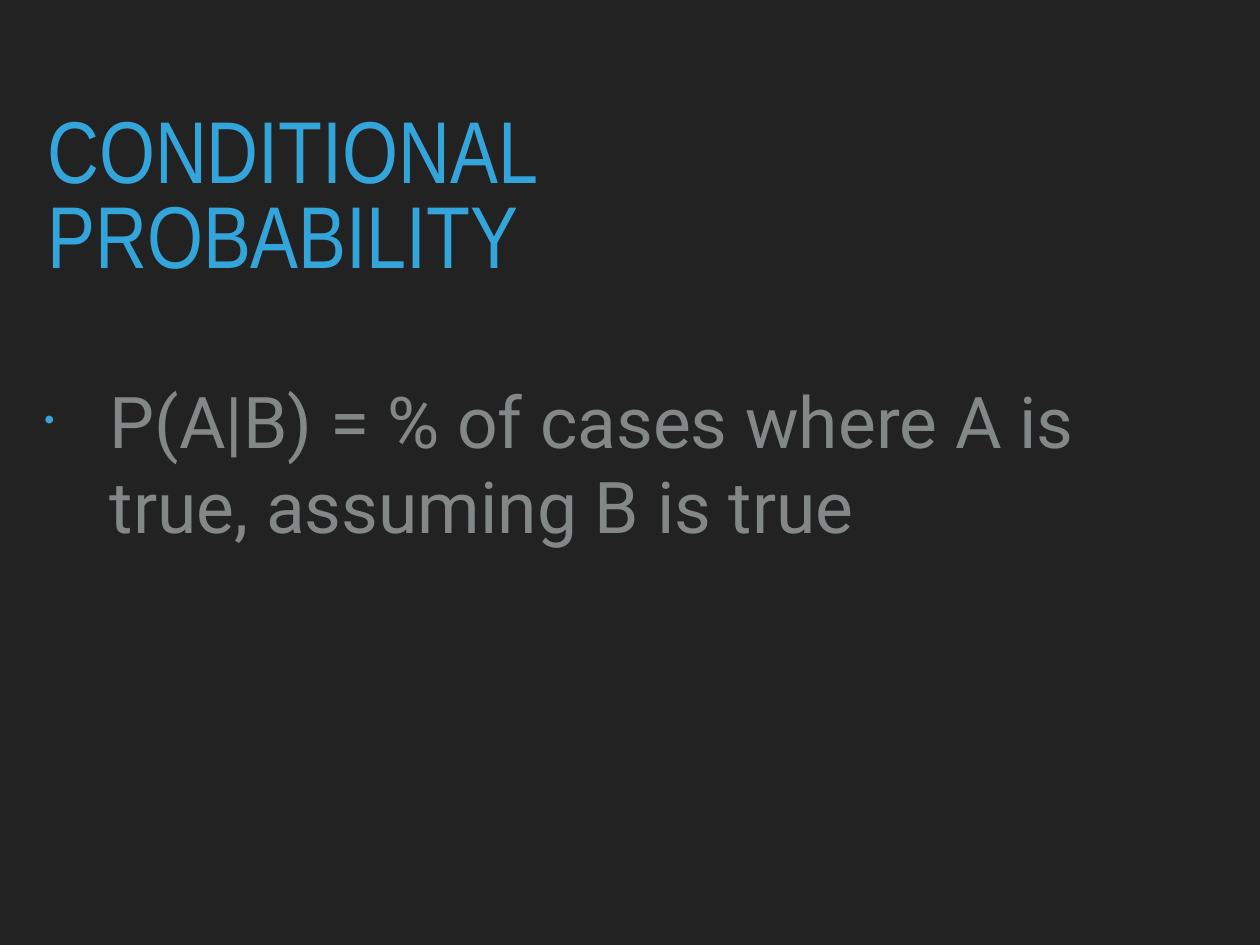
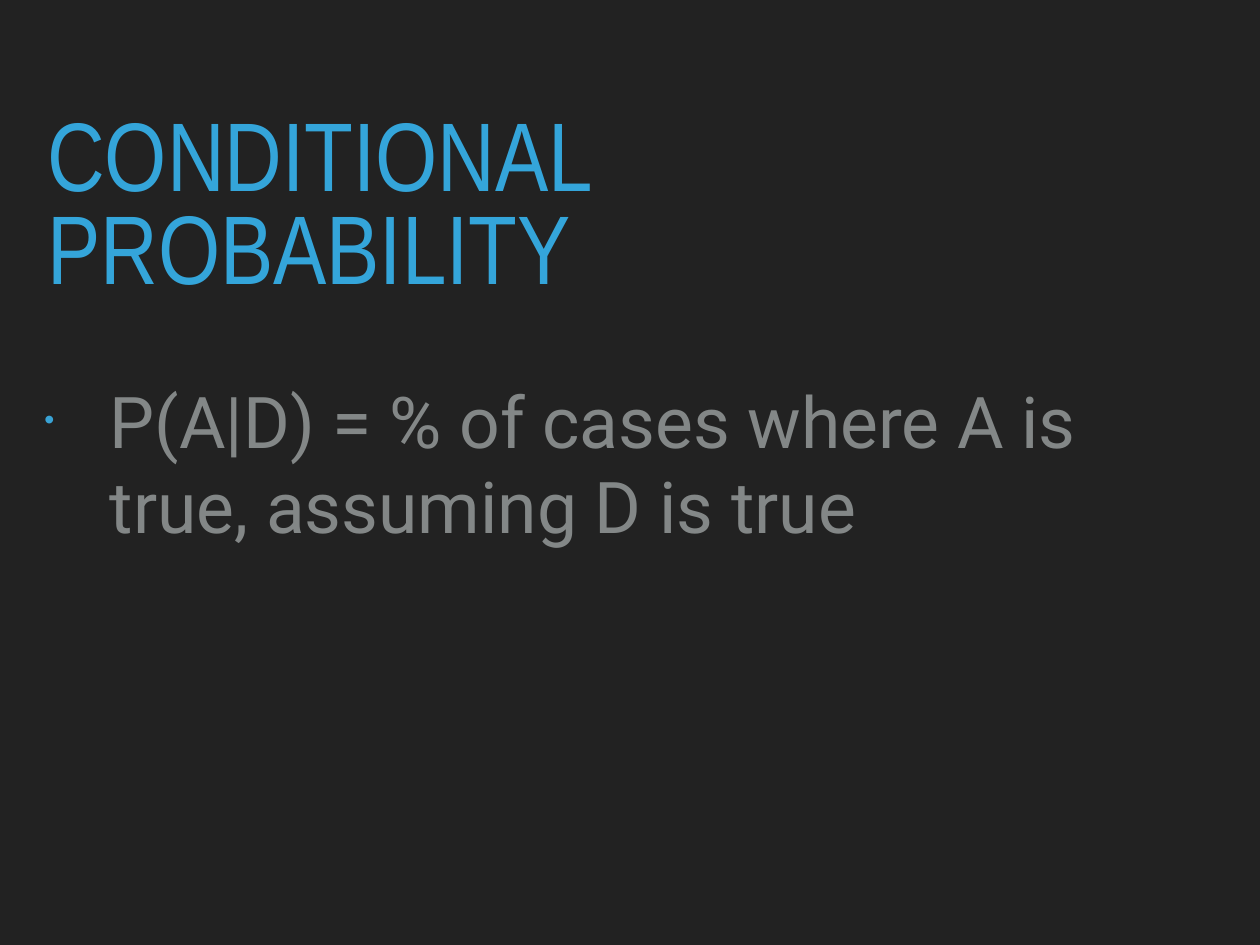
Before and after one commit to patricks1/noble-machine-learning, a slide deck: slide 6 of Session5/Session5_Slides.pptx. Drawn at 1260x945 pixels with LibreOffice and Linux fonts; fonts in the diff are those of the drawing. Boxes give left, top, right and bottom in pixels: in the first picture for what was removed or moved away, otherwise in the second. Text is boxed around its words. In the diff, an @@ line names an element or a change of style, - is before the commit and + after.

```diff
--- a/Session5/Session5_Slides.pptx
+++ b/Session5/Session5_Slides.pptx
@@ title "CONDITIONAL PROBABILITY" at (47,123,593,285): size 71.3 to 79.2 pt @@
@@ text at (110,391,1076,548): text changed @@
-• P(A|B) = % of cases where A is true, assuming B is true
+• P(A|D) = % of cases where A is true, assuming D is true
```
Also in this commit, not shown: 10 other slides changed, 2 other files.
